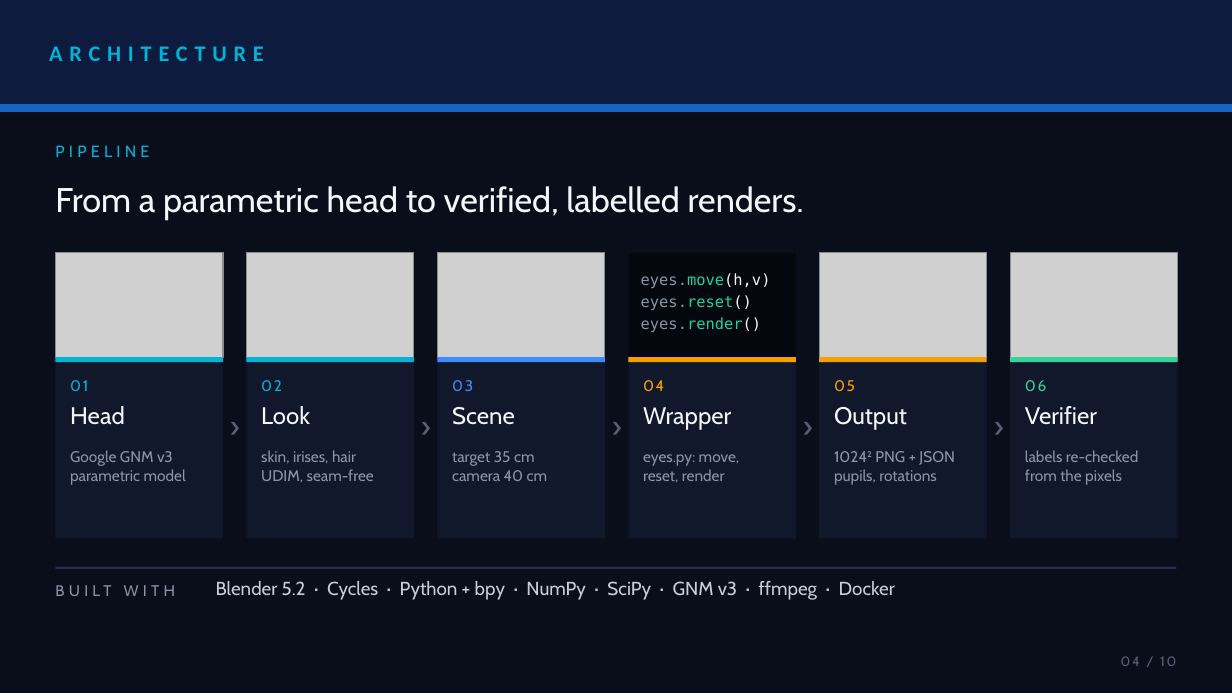
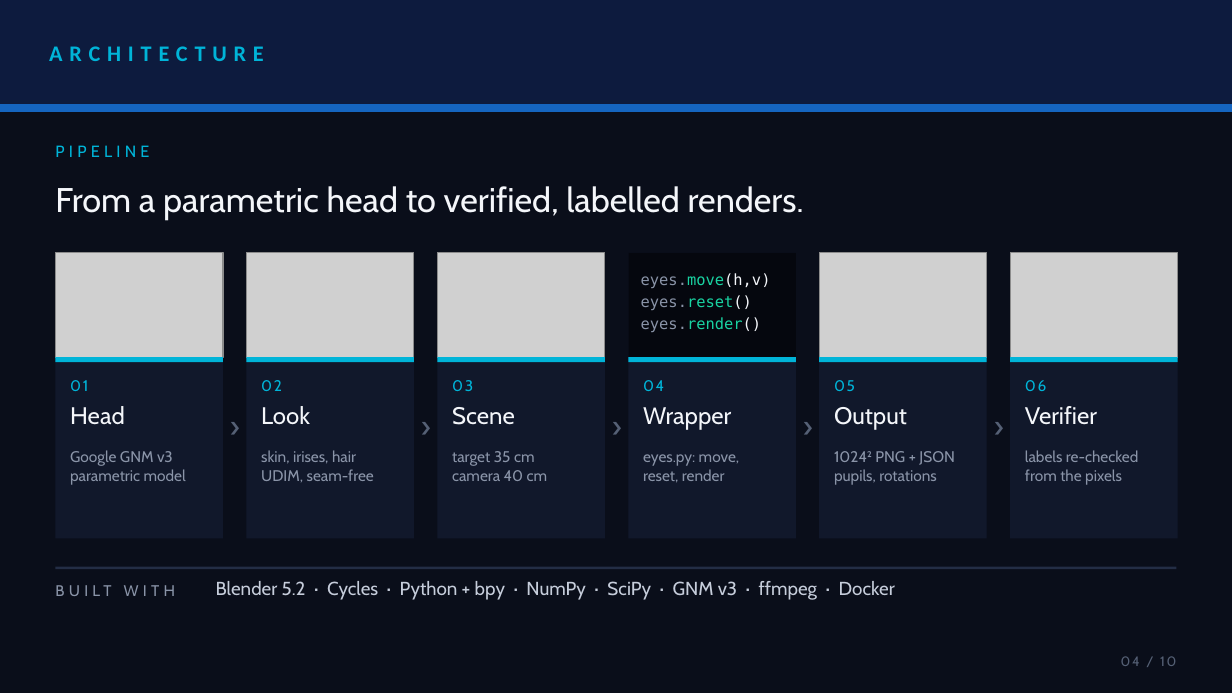
Before and after one commit to rocklef/xr-hackathon-track1, a slide deck: slide 4 of presentation/SRMIST_Rocklef.pptx. Drawn at 1232x693 pixels with LibreOffice and Linux fonts; fonts in the diff are those of the drawing; grey boxes stand for pictures. Boxes give left, top, right and bottom in pixels: in the first picture for what was removed or moved away, otherwise in the second. Text is boxed around its words. In the diff, an @@ line names an element or a change of style, - is before the commit and + after.

```diff
--- a/presentation/SRMIST_Rocklef.pptx
+++ b/presentation/SRMIST_Rocklef.pptx
@@ rectangle at (437,357,605,362): fill #3D8BFF to #00B4D8 @@
@@ rectangle at (628,357,796,362): fill #F5A000 to #00B4D8 @@
@@ rectangle at (819,357,987,362): fill #F5A000 to #00B4D8 @@
@@ rectangle at (1010,357,1178,362): fill #34D399 to #00B4D8 @@
@@ text "03" at (452,380,473,391): text colour #3D8BFF to #00B4D8 @@
@@ text "04" at (643,380,664,391): text colour #F5A000 to #00B4D8 @@
@@ text "05" at (834,380,855,391): text colour #F5A000 to #00B4D8 @@
@@ text "06" at (1025,380,1046,391): text colour #34D399 to #00B4D8 @@
```
Also in this commit, not shown: 2 other slides changed, 1 other file.
